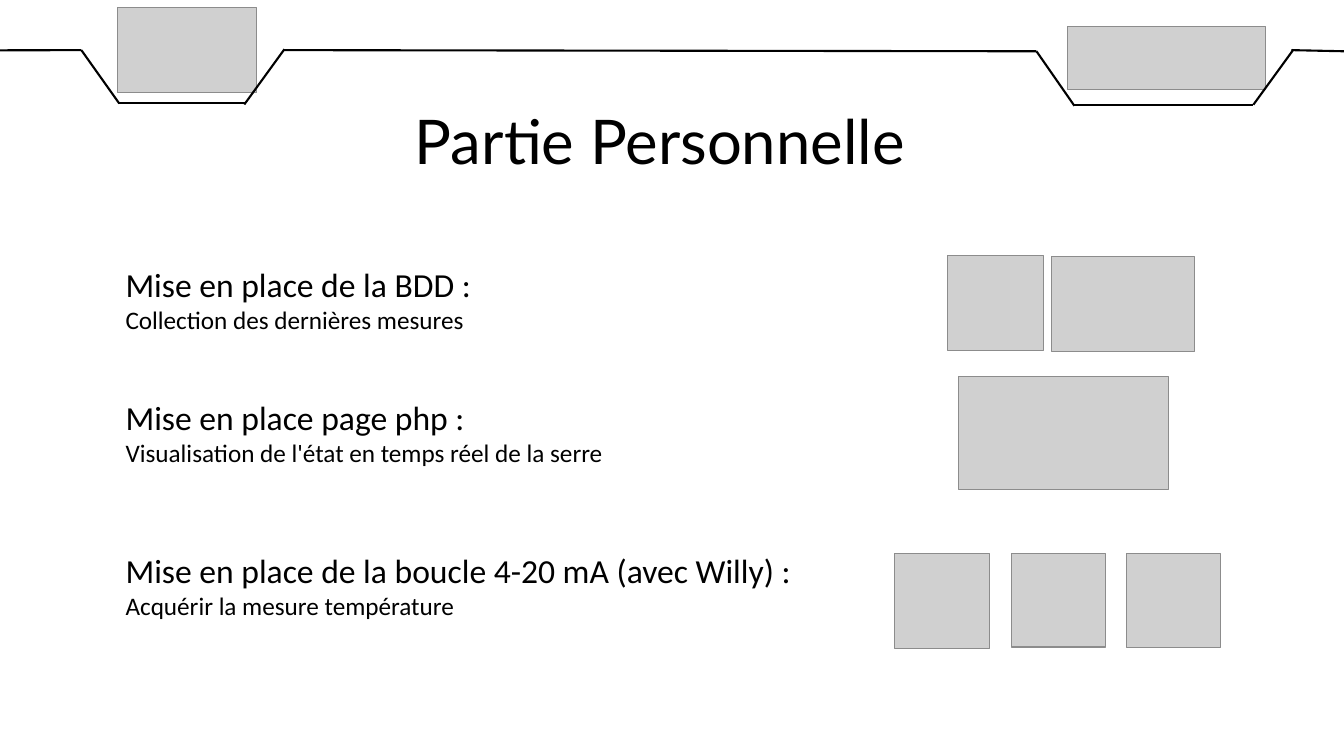
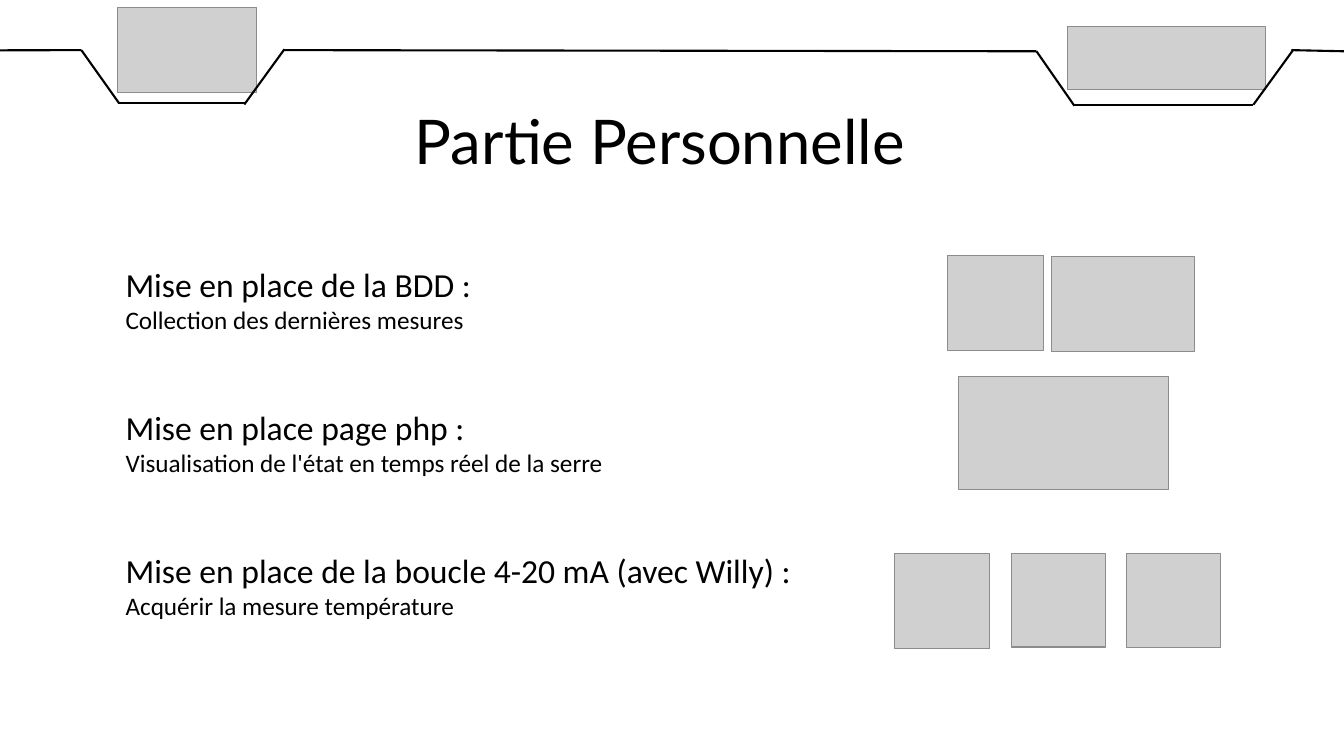
Before and after one commit to DylanChe/SupervisionSerre, a slide deck: slide 10 of oral_projet/revue_2/diaporama_revue_2_samuel.pptx (slide 12 before the commit). Drawn at 1344x756 pixels with LibreOffice and Linux fonts; fonts in the diff are those of the drawing; grey boxes stand for pictures. Boxes give left, top, right and bottom in pixels: in the first picture for what was removed or moved away, otherwise in the second. Text is boxed around its words. In the diff, an @@ line names an element or a change of style, - is before the commit and + after.

```diff
--- a/oral_projet/revue_2/diaporama_revue_2_samuel.pptx
+++ b/oral_projet/revue_2/diaporama_revue_2_samuel.pptx
@@ text "Mise en place page php ...": place and size @@
-text "Mise en place page php ..." at bbox=[126, 406, 602, 466]
+text "Mise en place page php ..." at bbox=[126, 416, 602, 476]
```
Also in this commit, not shown: 5 other slides changed, 3 slides added, 2 other files.
